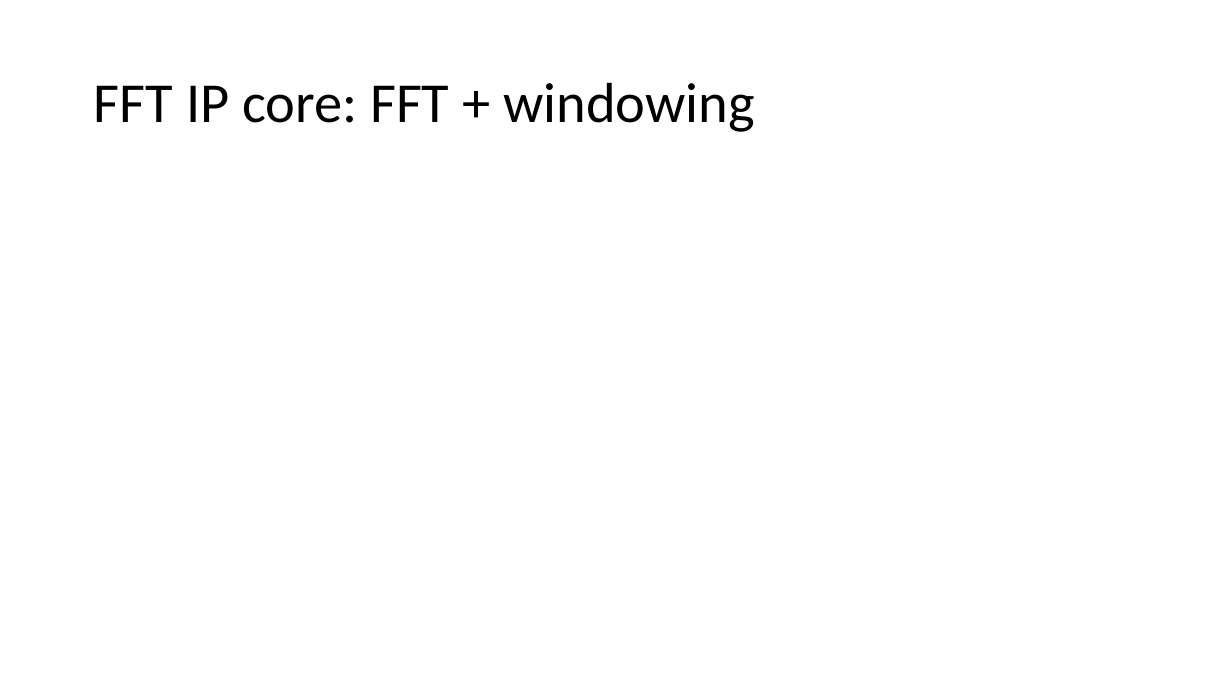
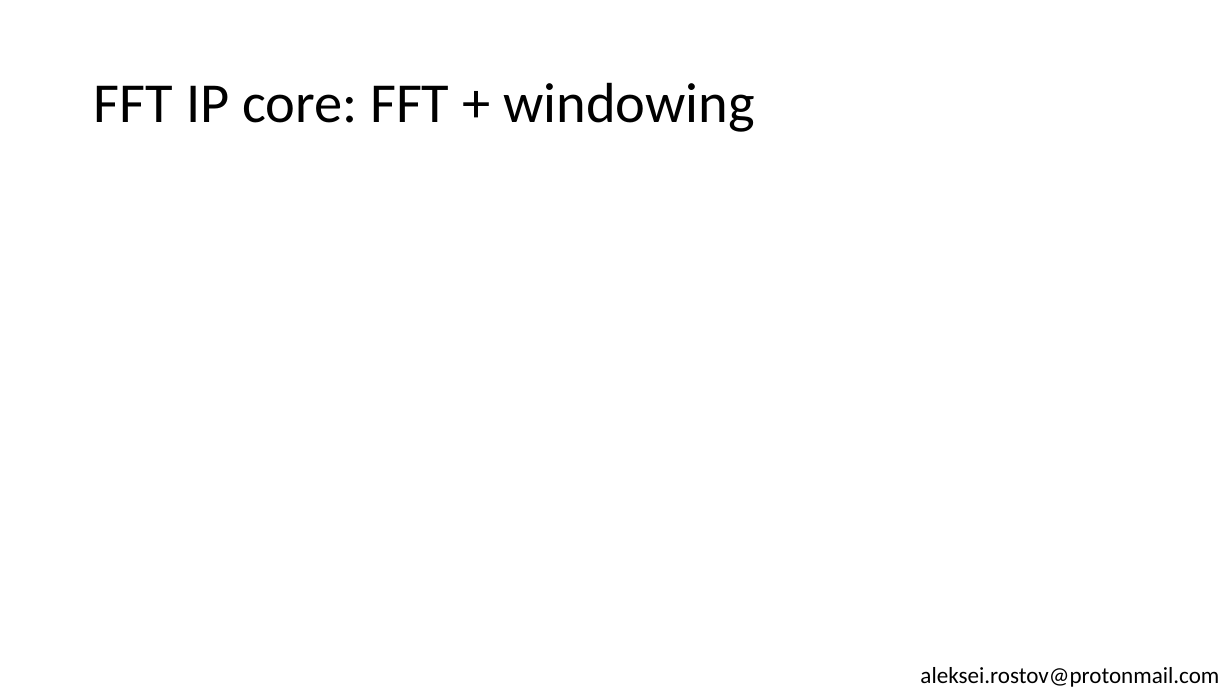
Before and after one commit to farbius/dsp_xilinx_ip, a slide deck: slide 8 of presentation/Xilinx IP cores for Digital Signal Processing.pptx. Drawn at 1232x693 pixels with LibreOffice and Linux fonts; fonts in the diff are those of the drawing. Boxes give left, top, right and bottom in pixels: in the first picture for what was removed or moved away, otherwise in the second. Text is boxed around its words. In the diff, an @@ line names an element or a change of style, - is before the commit and + after.

```diff
--- a/presentation/Xilinx IP cores for Digital Signal Processing.pptx
+++ b/presentation/Xilinx IP cores for Digital Signal Processing.pptx
@@ text added at [920, 667, 1219, 687], 18 pt, text #000000 @@
+aleksei.rostov@protonmail.com
```
Also in this commit, not shown: 6 other slides changed, 2 slides added, 2 slides removed, 5 other files.
